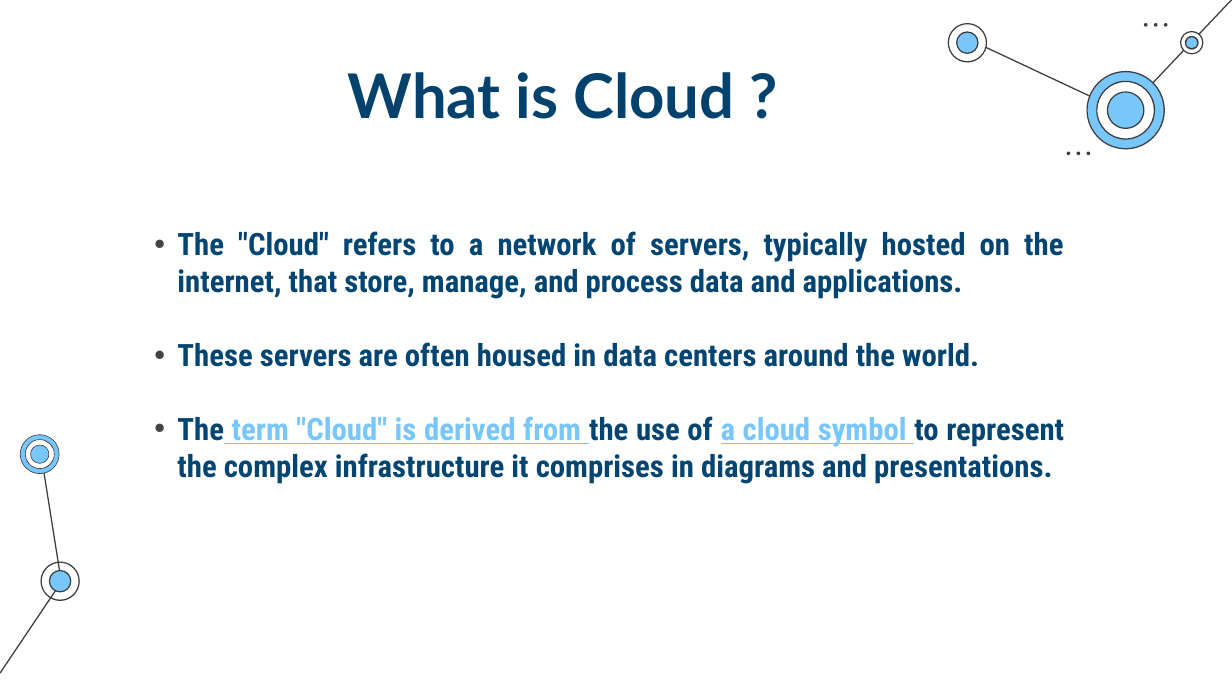
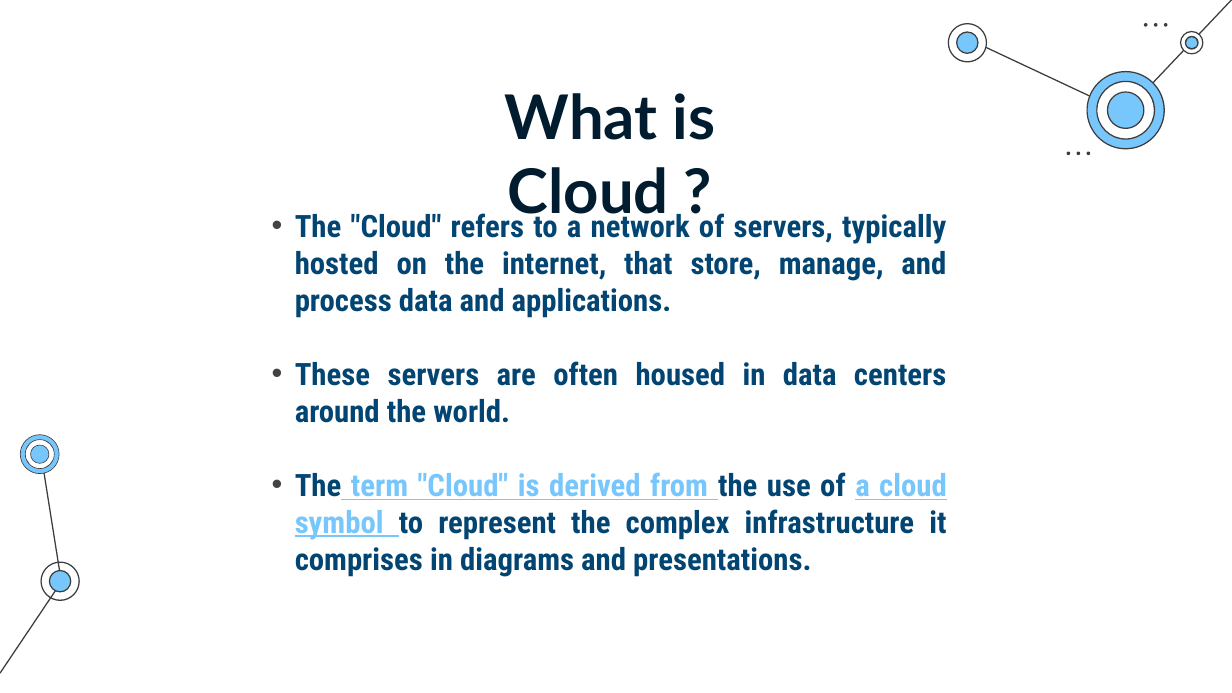
Before and after one commit to SaurabhYadav388/misc_works, a slide deck: slide 2 of Cloud_PPT/Shosau.pptx. Drawn at 1232x693 pixels with LibreOffice and Linux fonts; fonts in the diff are those of the drawing. Boxes give left, top, right and bottom in pixels: in the first picture for what was removed or moved away, otherwise in the second. Text is boxed around its words. In the diff, an @@ line names an element or a change of style, - is before the commit and + after.

```diff
--- a/Cloud_PPT/Shosau.pptx
+++ b/Cloud_PPT/Shosau.pptx
@@ title "What is Cloud ?": place and size @@
-title "What is Cloud ?" at [348, 72, 734, 119]
+title "What is Cloud ?" at [505, 93, 716, 225]
@@ title "What is Cloud ?" at [505, 93, 716, 225]: text colour #02426D to #011C2E @@
@@ text "The "Cloud" refers to a ..." rewrapped from [177, 231, 1064, 484] to [295, 209, 947, 577] @@
```
Also in this commit, not shown: 11 other slides changed, 8 slides added, 7 slides removed.
